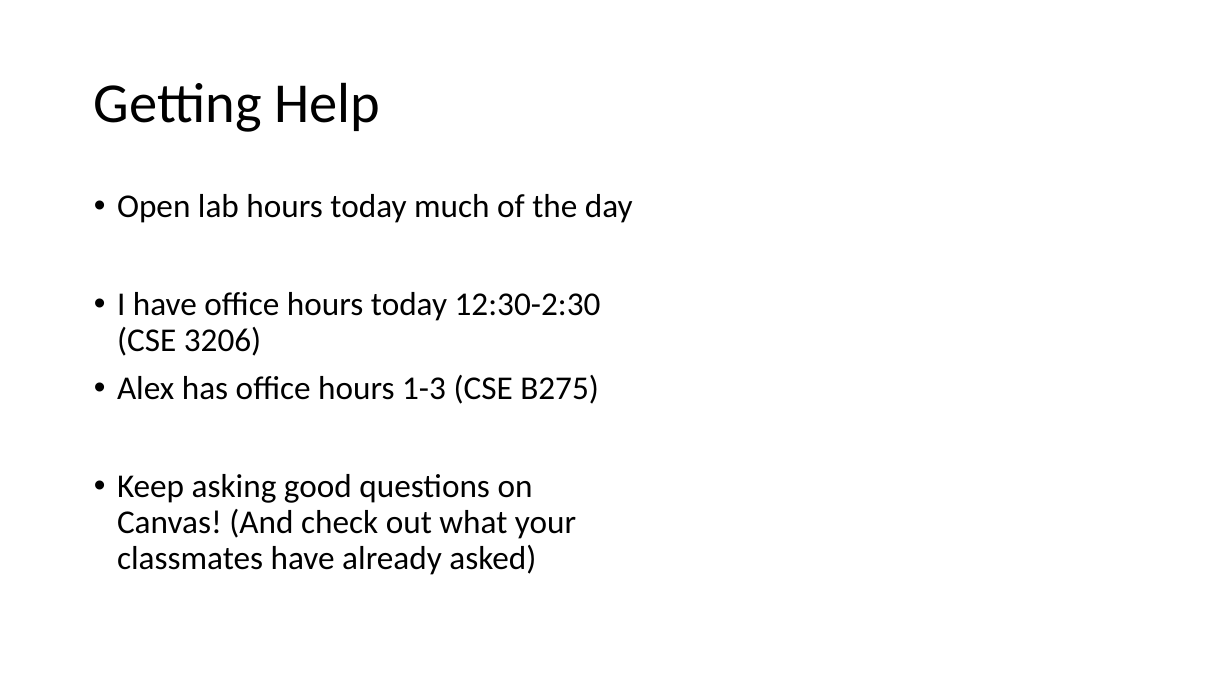
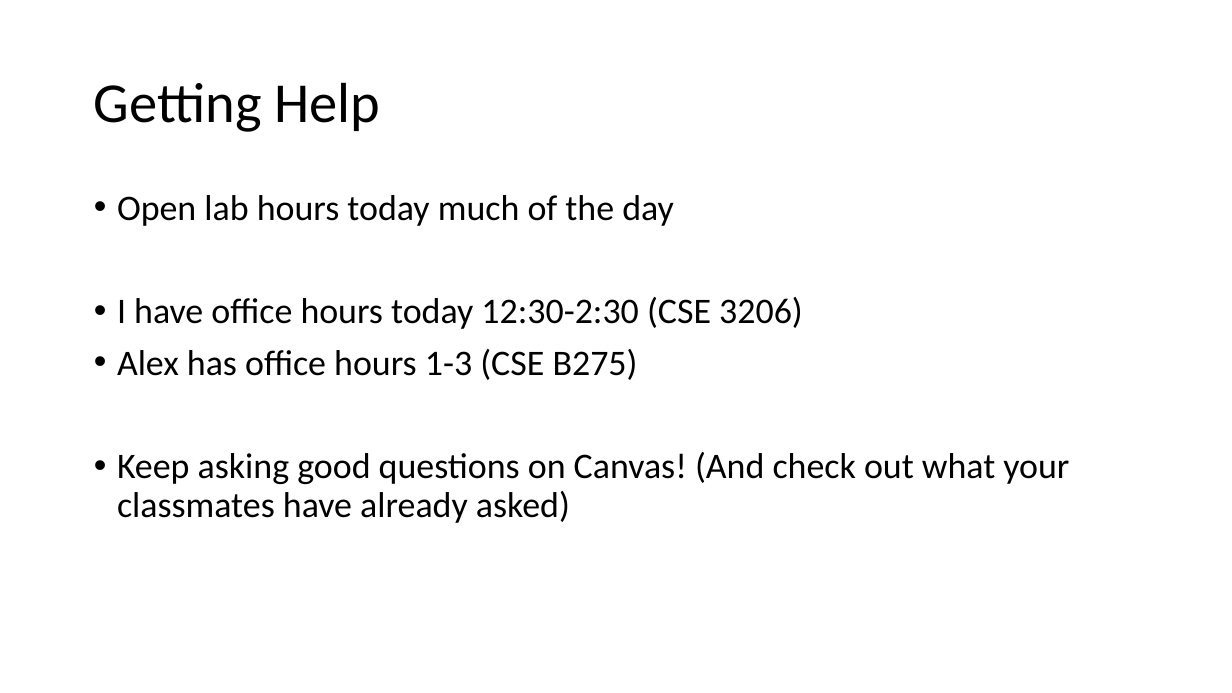
Before and after one commit to catherinefxia/ucsd-cse8a-w20.github.io, a slide deck: slide 3 of lectures/CSE8AW20-01-14-Lec3-Booleans-If/CSE8AW20-01-09-Lec3-Booleans-If-slides.pptx. Drawn at 1232x693 pixels with LibreOffice and Linux fonts; fonts in the diff are those of the drawing. Boxes give left, top, right and bottom in pixels: in the first picture for what was removed or moved away, otherwise in the second. Text is boxed around its words. In the diff, an @@ line names an element or a change of style, - is before the commit and + after.

```diff
--- a/lectures/CSE8AW20-01-14-Lec3-Booleans-If/CSE8AW20-01-09-Lec3-Booleans-If-slides.pptx
+++ b/lectures/CSE8AW20-01-14-Lec3-Booleans-If/CSE8AW20-01-09-Lec3-Booleans-If-slides.pptx
@@ text "Open lab hours today much ..." at [117,195,1069,523]: size 25.9 to 28 pt @@
```
Also in this commit, not shown: 2 other slides changed.
